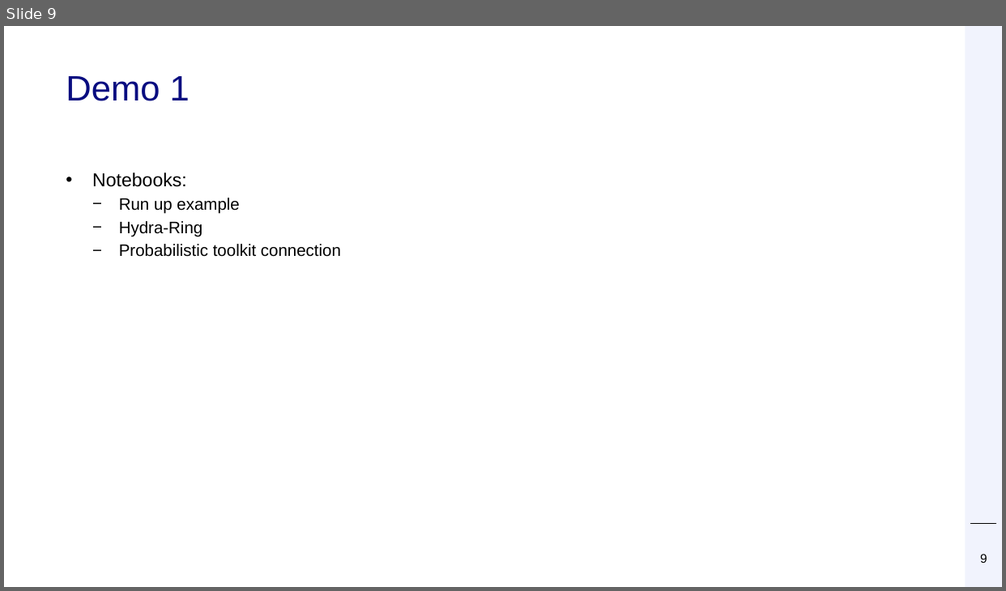
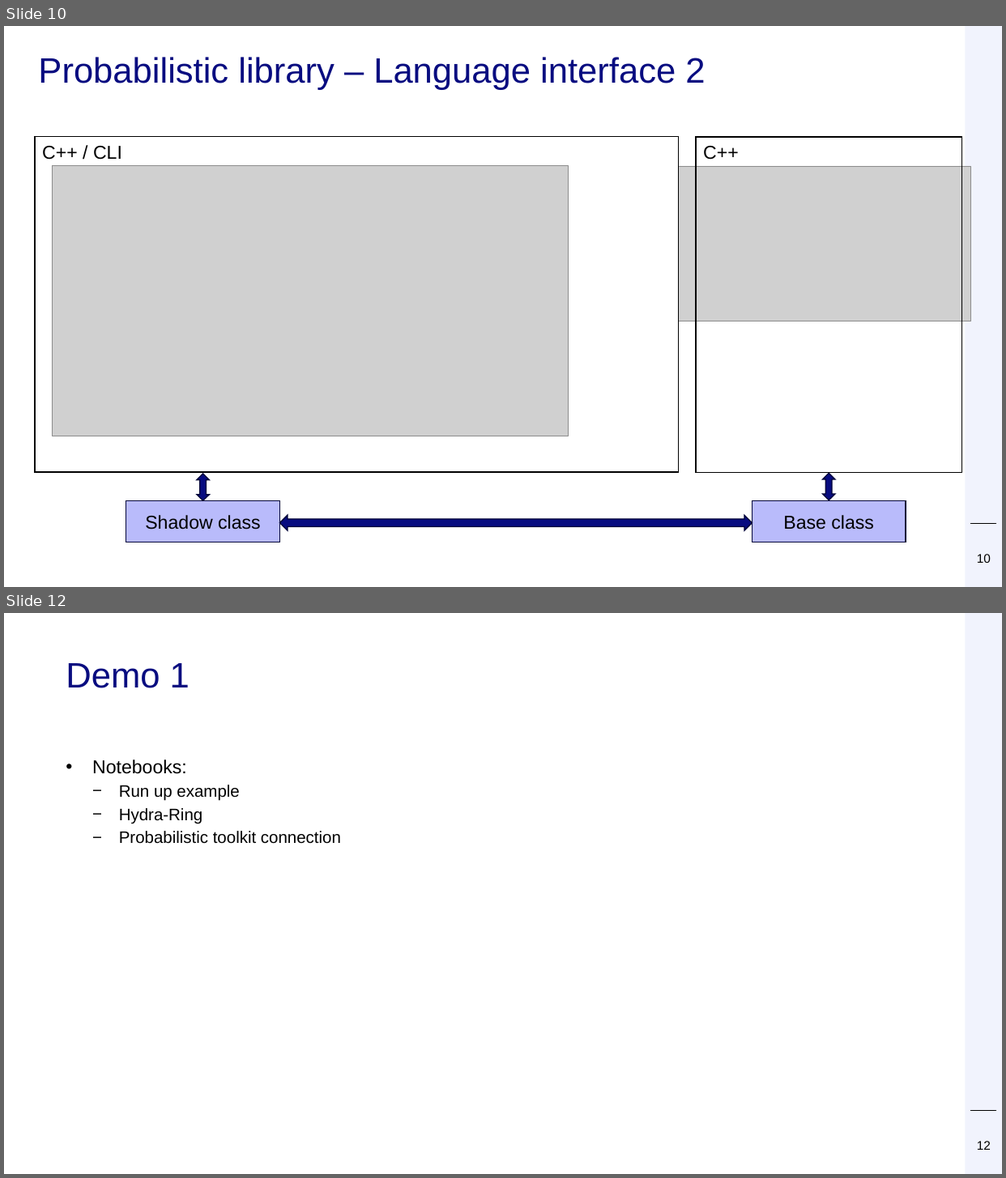
Before and after one commit to Deltares/ProbabilisticLibrary, a slide deck: doc/presentations/Probabilistic Library GFS 2 okt 2024.pptx. Shown one above the other, each under a label of ours: slide 9 before the commit, slides 10 and 12 after it; the slides between them are not shown. The pictures are 1006x591 and 1006x1178 pixels, drawn with LibreOffice and Linux fonts; fonts in the diff are those of the drawing; grey boxes stand for pictures; background and template pictures are left out. Boxes give left, top, right and bottom in pixels: in the first picture for what was removed or moved away, otherwise in the second. Text is boxed around its words. In the diff, an @@ line names an element or a change of style, - is before the commit and + after.

```diff
--- a/doc/presentations/Probabilistic Library GFS 2 okt 2024.pptx
+++ b/doc/presentations/Probabilistic Library GFS 2 okt 2024.pptx
@@ slide 10 added at bbox=[4, 26, 1002, 587], background #FFFFFF; not listed: 2 template elements that a slide beside it also shows @@
@@ title added at bbox=[38, 57, 705, 90], 34 pt, text #080C80 @@
+Probabilistic library – Language interface 2
@@ rectangle added at bbox=[35, 137, 678, 473], fill #FFFFFF, outline #000000 1 pt, 18 pt, text #000000 @@
+C++ / CLI
@@ rectangle added at bbox=[696, 137, 961, 473], outline #000000 1 pt, 18 pt, text #000000 @@
+C++
@@ picture added at bbox=[53, 166, 569, 436] @@
@@ picture added at bbox=[679, 166, 971, 322] @@
@@ left right arrow added at bbox=[197, 474, 210, 501], fill #080C80, outline #040538 1 pt @@
@@ left right arrow added at bbox=[823, 473, 835, 501], fill #080C80, outline #040538 1 pt @@
@@ rectangle added at bbox=[126, 501, 279, 543], fill #B9BBFB, outline #040538 1 pt, 18 pt, text #000000 @@
+Shadow class
@@ rectangle added at bbox=[752, 501, 906, 543], fill #B9BBFB, outline #040538 1 pt, 18 pt, text #000000 @@
+Base class
@@ left right arrow added at bbox=[279, 515, 752, 531], fill #080C80, outline #040538 1 pt @@
@@ page number added at bbox=[977, 554, 991, 563], 12 pt, text #000000 @@
+10
@@ what was slide 9 is now slide 12 @@
@@ page number at bbox=[977, 1141, 991, 1150]: text changed @@
-9
+12
```
Also in this commit, not shown: 1 slide changed, 2 other slides added.
